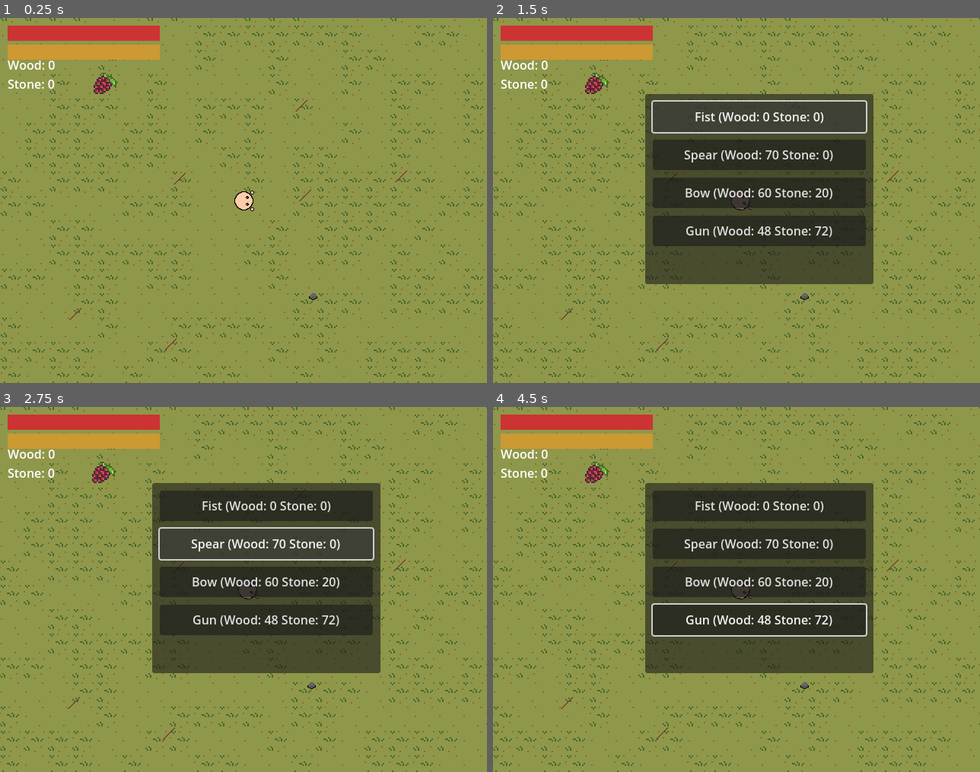
Above: before the commit, frames 1-4 (two rows, left to right).
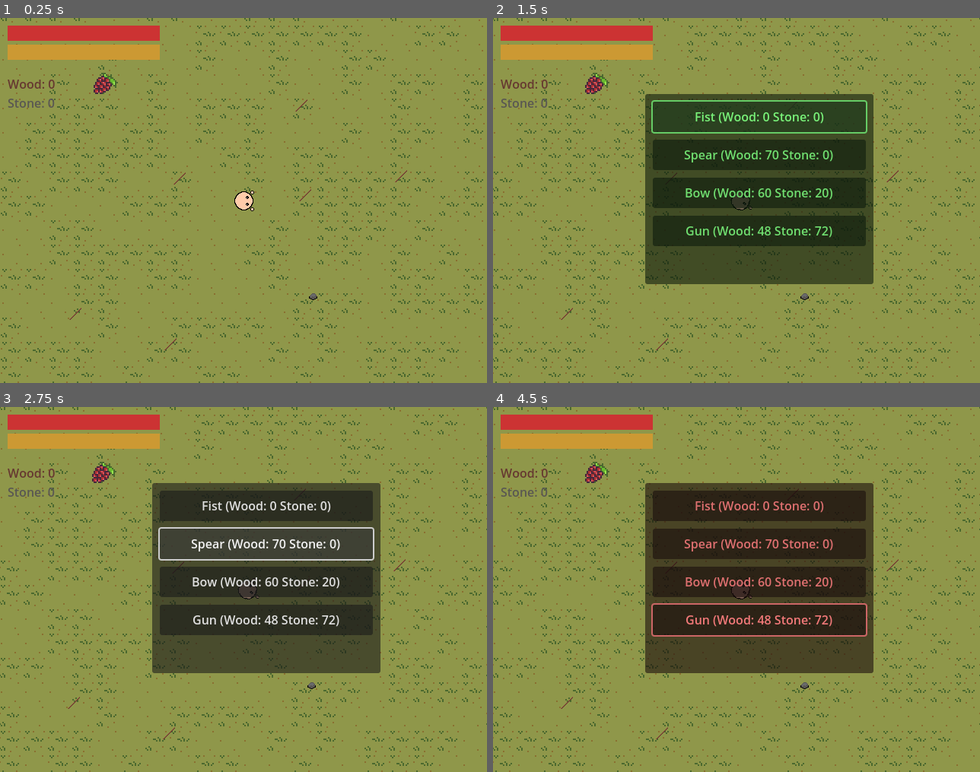
Above: after the commit, the same moments.

Repository: wondertrash/zombwio
Game: Godot game, scene res://main.tscn
Same seed, same stepped clock (60 frames per second), same inputs: the game is played once before the commit and once after it.
Inputs (mouse positions are in pixels of both pictures, inside the frame that each line leads up to):
- Up to frame 1 (0.25 s): no input
- Up to frame 2 (1.5 s): tap Enter at 0.5 s; move the mouse to (843, 182) at 0.52 s; hold D (right) 0.53-1.25 s; tap C (craft) at 0.6 s; click (843, 182) at 0.67 s; click "Fist (Wood: 0 Stone: 0)" at 1.25 s
- Up to frame 3 (2.75 s): click "Spear (Wood: 70 Stone: 0)" at 2 s
- Up to frame 4 (4.5 s): click "Bow (Wood: 60 Stone: 20)" at 2.75 s; click "Gun (Wood: 48 Stone: 72)" at 3.5 s; tap Space at 4.25 s; move the mouse to (639, 607) at 4.27 s; hold S (down) from 4.28 s (still down); tap Alt at 4.35 s; click (639, 607) at 4.42 s

The runs differ from the first frame. In frame 1, 0.3% of the frame differs, in the area x 1-12%, y 11-25%; in frame 2, 2.1%, in the area x 1-77%, y 11-61%; in frame 3, 0.3%; in frame 4, 2.1%.

Commit message:
bug fixes, zombie hit indicators

Diff:
--- a/zombwio/craftingui.gd
+++ b/zombwio/craftingui.gd
@@ -44,8 +44,13 @@
 	if player.inventory["wood"] >= wood_cost and player.inventory["stone"] >= stone_cost:
 		player.inventory["wood"] -= wood_cost
 		player.inventory["stone"] -= stone_cost
-		player.attack_damage = 1 + damage_bonus
-		player.attack_range = 20 + range_bonus
-		print("Crafted ", item_name, "! Damage: ", player.attack_damage, " Range: ", player.attack_range)
+		player.current_weapon = item_name.to_lower()
+		player.attack_damage = 10 + damage_bonus
+		player.attack_range = 35 + range_bonus
+		panel.modulate = Color(0.5, 1, 0.5)
+		await get_tree().create_timer(0.2).timeout
+		panel.modulate = Color(1, 1, 1)
 	else:
-		print("Not enough resources")
+		panel.modulate = Color(1, 0.5, 0.5)
+		await get_tree().create_timer(0.2).timeout
+		panel.modulate = Color(1, 1, 1)
--- a/zombwio/inventory.gd
+++ b/zombwio/inventory.gd
@@ -4,12 +4,14 @@
 var stone_label: Label
 func _ready() -> void:
 	wood_label = Label.new()
-	wood_label.position = Vector2(10, 50)
+	wood_label.position = Vector2(10, 75)
 	wood_label.add_theme_font_size_override("font_size", 16)
+	wood_label.modulate = Color(0.4, 0.22, 0.19)
 	add_child(wood_label)
 	stone_label = Label.new()
-	stone_label.position = Vector2(10,75)
+	stone_label.position = Vector2(10, 100)
 	stone_label.add_theme_font_size_override("font_size", 16)
+	stone_label.modulate = Color(0.35, 0.34, 0.32)
 	add_child(stone_label)
 func _process(delta):
 	if player:
--- a/zombwio/player.gd
+++ b/zombwio/player.gd
@@ -1,7 +1,7 @@
 class_name Player extends CharacterBody2D
 var move_speed: float = 100.0
 var direction: Vector2 = Vector2.ZERO
-var attack_range: float = 30.0
+var attack_range: float = 25.0
 var attack_damage: float = 10.0
 var max_health: float = 255.0
 var invincibility_time: float = 0.8
@@ -15,6 +15,8 @@
 var regen_rate: float = 16.0
 var time_since_last_damage: float = 0.0
 var can_attack: bool = true
+var current_weapon: String = "fist"
+var projectile_scene = preload("res://projectile.tscn")
 var is_invincible: bool = false
 var cardinal_direction: Vector2 = Vector2.DOWN
 var speed_multiplier: float = 1.0
@@ -78,23 +80,11 @@
 		_perform_attack()
 func _perform_attack():
 	can_attack = false
-	var hitbox = Area2D.new()
-	var collision = CollisionShape2D.new()
-	var shape = CircleShape2D.new()
-	shape.radius = attack_range
-	collision.shape = shape
-	hitbox.add_child(collision)
-	var mouse_dir = global_position.direction_to(get_global_mouse_position())
-	hitbox.global_position = global_position + mouse_dir * attack_range
-	get_parent().add_child(hitbox)
-	await get_tree().process_frame
-	hitbox.body_entered.connect(func(body):
-		if body.is_in_group("zombie"):
-			body.take_damage(attack_damage)
-	)
-	await get_tree().create_timer(0.2).timeout
-	hitbox.queue_free()
-	await get_tree().create_timer(0.4).timeout
+	if current_weapon == "bow" or current_weapon == "gun":
+		shoot_projectile()
+	else:
+		melee_attack()
+	await get_tree().create_timer(0.3).timeout
 	can_attack = true
 func take_damage(amount: int):
 	if is_invincible:
@@ -121,3 +111,30 @@
 	current_hunger = clamp(current_hunger, 0, max_hunger)
 	current_health += berry_health
 	current_health = clamp(current_health, 0, max_health)
+func melee_attack():
+	var hitbox = Area2D.new()
+	var collision = CollisionShape2D.new()
+	var shape = CircleShape2D.new()
+	shape.radius = attack_range
+	collision.shape = shape
+	hitbox.add_child(collision)
+	var mouse_dir = global_position.direction_to(get_global_mouse_position())
+	hitbox.global_position = global_position + mouse_dir * attack_range
+	get_parent().add_child(hitbox)
+	hitbox.body_entered.connect(func(body):
+		if body.is_in_group("zombie"):
+			body.take_damage(attack_damage)
+	)
+	await get_tree().process_frame
+	await get_tree().create_timer(0.1).timeout
+	hitbox.queue_free()
+func shoot_projectile():
+	var projectile = projectile_scene.instantiate()
+	projectile.global_position = global_position
+	projectile.direction = global_position.direction_to(get_global_mouse_position())
+	projectile.rotation = projectile.direction.angle()
+	if current_weapon == "gun":
+		projectile.damage = 80
+	else:
+		projectile.damage = 40
+	get_parent().add_child(projectile)
--- /dev/null
+++ b/zombwio/projectile.gd
@@ -0,0 +1,26 @@
+extends Area2D
+@export var speed: float = 320.0
+@export var damage: float = 40.0
+@export var lifetime: float = 2.5
+var direction: Vector2 = Vector2.ZERO
+func _ready() -> void:
+	var sprite = Sprite2D.new()
+	var texture = PlaceholderTexture2D.new()
+	texture.size = Vector2(8, 8)
+	sprite.texture = texture
+	sprite.modulate = Color(1, 1, 0)
+	add_child(sprite)
+	var collision = CollisionShape2D.new()
+	var shape = CircleShape2D.new()
+	shape.radius = 4
+	collision.shape = shape
+	add_child(collision)
+	body_entered.connect(_on_hit)
+	await get_tree().create_timer(lifetime).timeout
+	queue_free()
+func _process(delta: float) -> void:
+	position += direction * speed * delta
+func _on_hit(body):
+	if body.is_in_group("zombie"):
+		body.take_damage(damage)
+		queue_free()
--- /dev/null
+++ b/zombwio/projectile.tscn
@@ -0,0 +1,6 @@
+[gd_scene load_steps=2 format=3 uid="uid://dik3662pm234"]
+
+[ext_resource type="Script" uid="uid://myjs75xow5b7" path="res://projectile.gd" id="1_a85iw"]
+
+[node name="Projectile" type="Area2D"]
+script = ExtResource("1_a85iw")
--- a/zombwio/zombie.gd
+++ b/zombwio/zombie.gd
@@ -37,5 +37,8 @@
 	move_and_slide()
 func take_damage(amount: int):
 	health -= amount
+	modulate = Color(1, 0.3, 0.3)
+	await get_tree().create_timer(0.1).timeout
+	modulate = Color(1, 1, 1)
 	if health <= 0:
 		queue_free()
Not shown, added: zombwio/projectile.gd.uid
